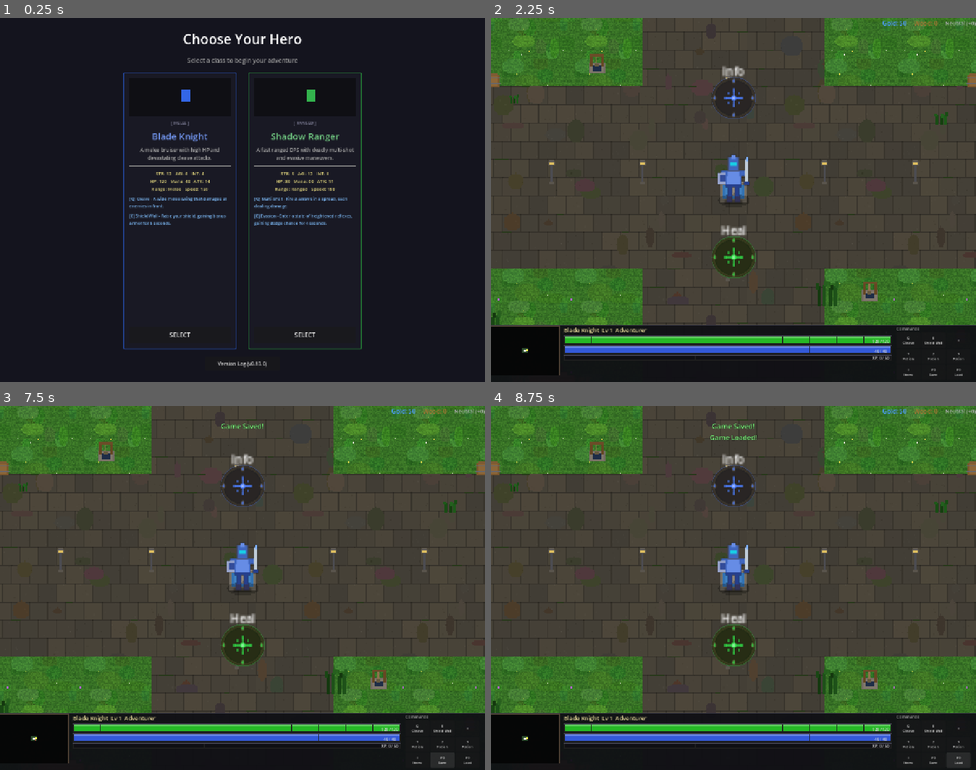
Above: before the commit, frames 1-4 (two rows, left to right).
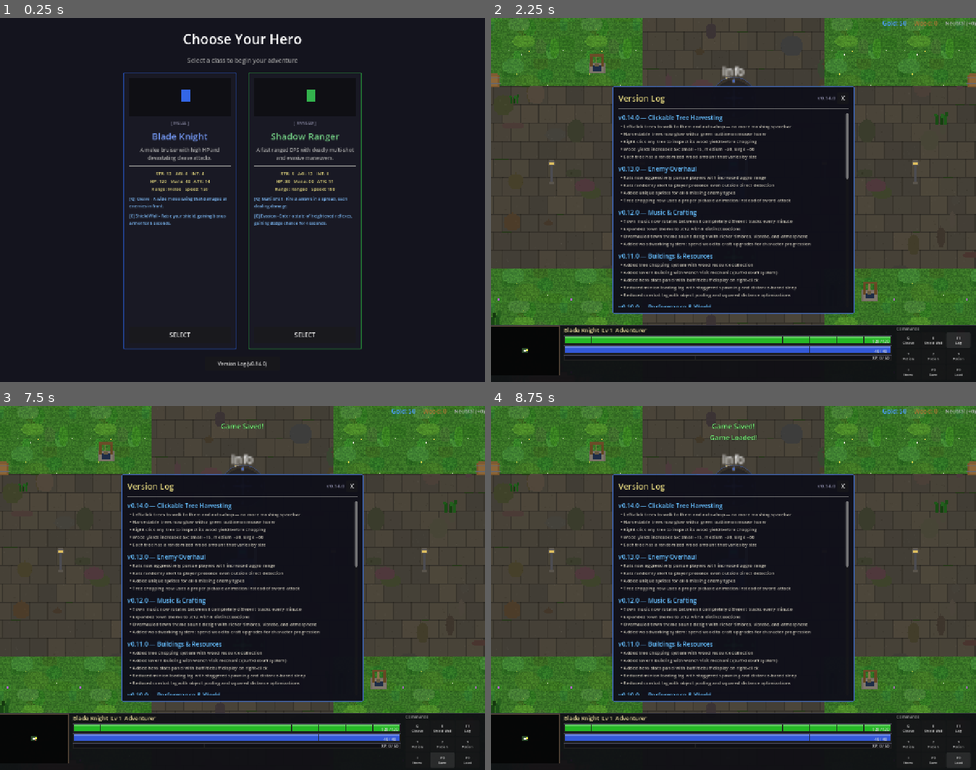
Above: after the commit, the same moments.

Repository: slxny/legends-open-rpg
Game: Godot game, scene res://scenes/main.tscn
The game is run twice, just before and just after one commit, with the same random seed, the same clock (stepped at 60 frames per second) and the same inputs.
Inputs (mouse positions are in pixels of both pictures, inside the frame that each line leads up to):
- Up to frame 1 (0.25 s): no input
- Up to frame 2 (2.25 s): click "Version Log (v0.13.0)" (after the commit: "Version Log (v0.14.0)") at 0.5 s; click "SELECT" at 1.25 s; click (956, 341) at 2 s, where only the run after the commit has a clickable "F1 Log"
- Up to frame 3 (7.5 s): click "Q Cleave" at 2.75 s; click "E Shield Wall" at 3.5 s; click "1 Potion" at 4.25 s; click "2 Potion" at 5 s; click "3 Potion" at 5.75 s; click "I Items" at 6.5 s; click "F5 Save" at 7.25 s
- Up to frame 4 (8.75 s): click "F9 Load" at 8 s

The runs differ from the first frame. In frame 1, less than 0.1% of the frame differs, in the area x 53-54%, y 94-96%; in frame 2, 30%, in the area x 25-98%, y 18-90%; in frame 3, 30%; in frame 4, 30%.

Commit message:
Add v0.14.0 changelog and make it accessible in-game via F1
- Added v0.14.0 changelog entry documenting clickable tree harvesting
- Changelog dialog now accessible during gameplay (F1 key or Log button)
- Repurposed disabled command card slot as "F1 Log" button
- Updated version to v0.14.0 on hero select screen

https://claude.ai/code/session_01BBX1UPMm74pPV7pr5xLdWA

Diff:
--- a/scenes/hero_select/hero_select.gd
+++ b/scenes/hero_select/hero_select.gd
@@ -143,7 +143,7 @@
 	bottom_bar.alignment = BoxContainer.ALIGNMENT_CENTER
 
 	var version_btn = Button.new()
-	version_btn.text = "Version Log (v0.13.0)"
+	version_btn.text = "Version Log (v0.14.0)"
 	version_btn.custom_minimum_size = Vector2(200, 36)
 	version_btn.add_theme_font_size_override("font_size", 13)
 	version_btn.pressed.connect(_on_version_log_pressed)
--- a/scenes/main.gd
+++ b/scenes/main.gd
@@ -11,6 +11,7 @@
 var _hero_stats_scene: PackedScene = preload("res://scenes/ui/hero_stats_panel.tscn")
 var _messages_scene: PackedScene = preload("res://scenes/ui/game_messages.tscn")
 var _center_msg_scene: PackedScene = preload("res://scenes/ui/center_message_system.tscn")
+var _changelog_scene: PackedScene = preload("res://scenes/ui/changelog_dialog.tscn")
 
 @onready var hero_select: Control = $HeroSelect
 
@@ -77,6 +78,10 @@
 	var center_msg = _center_msg_scene.instantiate()
 	add_child(center_msg)
 
+	var changelog = _changelog_scene.instantiate()
+	changelog.add_to_group("changelog_dialog")
+	add_child(changelog)
+
 	# Connect level-up to dramatic message
 	_player.stats.leveled_up.connect(_on_player_leveled_up)
 	_player.stats.died.connect(_on_player_died)
--- a/scenes/ui/changelog_dialog.gd
+++ b/scenes/ui/changelog_dialog.gd
@@ -8,9 +8,20 @@
 
 var _is_visible: bool = false
 
-const GAME_VERSION := "v0.13.0"
+const GAME_VERSION := "v0.14.0"
 
 const CHANGELOG: Array[Dictionary] = [
+	{
+		"version": "v0.14.0",
+		"title": "Clickable Tree Harvesting",
+		"entries": [
+			"Left-click trees to walk to them and auto-chop — no more mashing spacebar",
+			"Harvestable trees now glow with a green outline on mouse hover",
+			"Right-click any tree to inspect its wood yield before chopping",
+			"Wood yields increased 5x: small ~15, medium ~30, large ~60",
+			"Each tree has a randomized wood amount that varies by size",
+		]
+	},
 	{
 		"version": "v0.13.0",
 		"title": "Enemy Overhaul",
--- a/scenes/ui/hud.gd
+++ b/scenes/ui/hud.gd
@@ -20,6 +20,7 @@
 # Command card refs (3x3 grid)
 @onready var ability_1_btn: Button = $BottomPanel/HBox/CommandCard/Grid/Ability1
 @onready var ability_2_btn: Button = $BottomPanel/HBox/CommandCard/Grid/Ability2
+@onready var log_btn: Button = $BottomPanel/HBox/CommandCard/Grid/Slot3
 @onready var save_btn: Button = $BottomPanel/HBox/CommandCard/Grid/Save
 @onready var load_btn: Button = $BottomPanel/HBox/CommandCard/Grid/Load
 
@@ -49,7 +50,10 @@
 		if ab.has("ability_2"):
 			ability_2_btn.text = "E\n" + ab["ability_2"]["name"]
 
-	# Connect save/load buttons
+	# Connect command card buttons
+	log_btn.text = "F1\nLog"
+	log_btn.disabled = false
+	log_btn.pressed.connect(_on_changelog_pressed)
 	save_btn.pressed.connect(_on_save_pressed)
 	load_btn.pressed.connect(_on_load_pressed)
 
@@ -63,9 +67,11 @@
 	_update_alignment_display()
 
 func _unhandled_input(event: InputEvent) -> void:
-	# F5 = Save, F9 = Load
+	# F1 = Changelog, F5 = Save, F9 = Load
 	if event is InputEventKey and event.pressed:
-		if event.keycode == KEY_F5:
+		if event.keycode == KEY_F1:
+			_on_changelog_pressed()
+		elif event.keycode == KEY_F5:
 			_on_save_pressed()
 		elif event.keycode == KEY_F9:
 			_on_load_pressed()
@@ -132,6 +138,15 @@
 		btn.disabled = false
 		btn.tooltip_text = "Ready"
 
+func _on_changelog_pressed() -> void:
+	var dialogs = get_tree().get_nodes_in_group("changelog_dialog")
+	if dialogs.size() > 0:
+		var dlg = dialogs[0]
+		if dlg._is_visible:
+			dlg.close()
+		else:
+			dlg.open()
+
 func _on_save_pressed() -> void:
 	SaveLoadManager.save_game()
 
